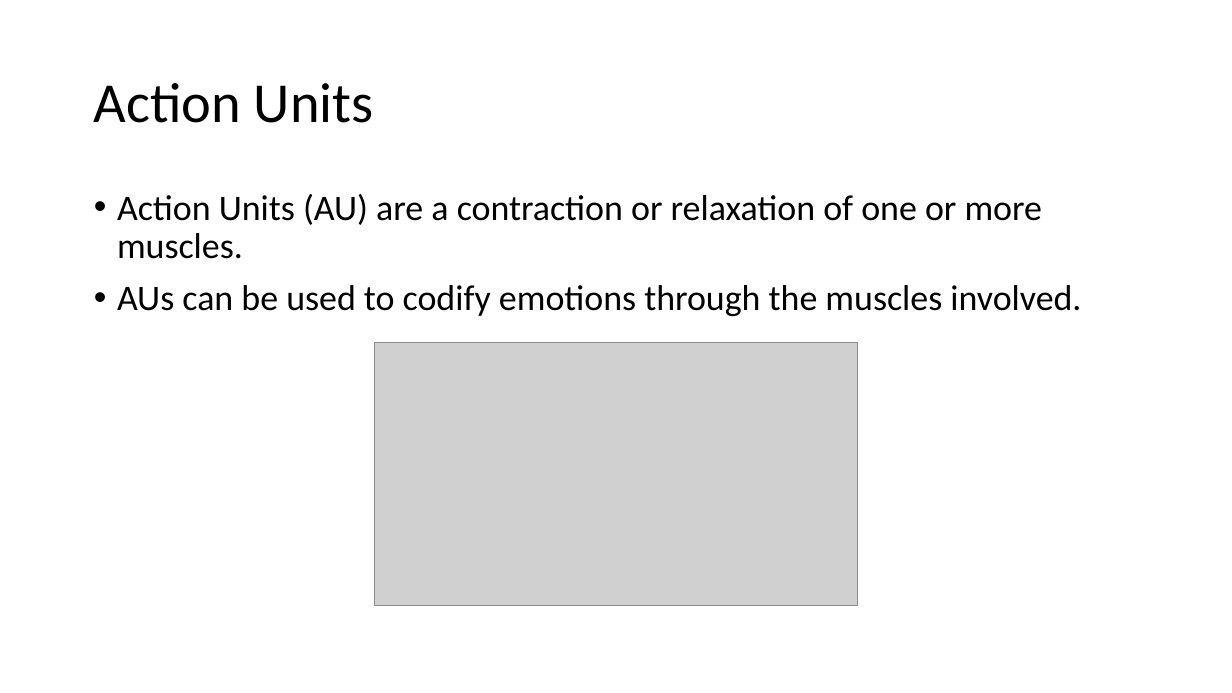
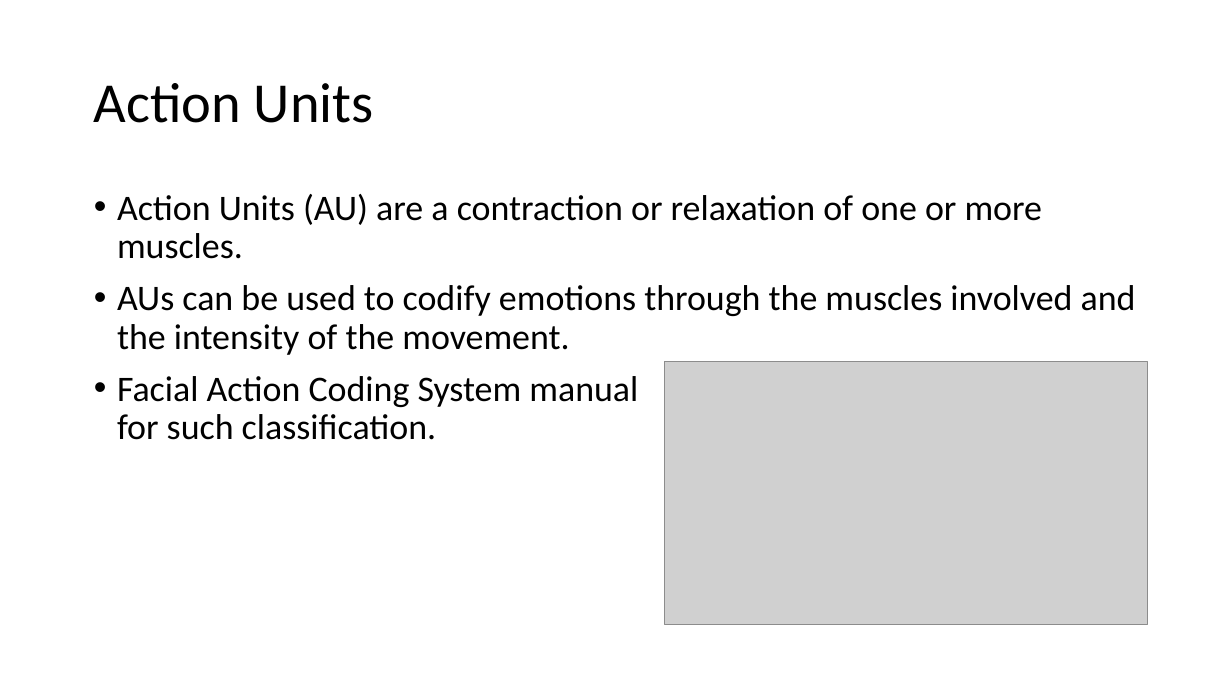
Before and after one commit to AscaL/thesis, a slide deck: slide 5 of Deception Detection using Facial Action Units.pptx. Drawn at 1232x693 pixels with LibreOffice and Linux fonts; fonts in the diff are those of the drawing; grey boxes stand for pictures. Boxes give left, top, right and bottom in pixels: in the first picture for what was removed or moved away, otherwise in the second. Text is boxed around its words. In the diff, an @@ line names an element or a change of style, - is before the commit and + after.

```diff
--- a/Deception Detection using Facial Action Units.pptx
+++ b/Deception Detection using Facial Action Units.pptx
@@ text at (117, 285, 1136, 440): text changed @@
-• AUs can be used to codify emotions through the muscles involved.
+• AUs can be used to codify emotions through the muscles involved and the intensity of the movement.
+• Facial Action Coding System manual
+  for such classification.
@@ picture: place and size @@
-picture at (375, 343, 858, 606)
+picture at (665, 361, 1148, 625)
```
Also in this commit, not shown: 3 slides added, 2 other files.
